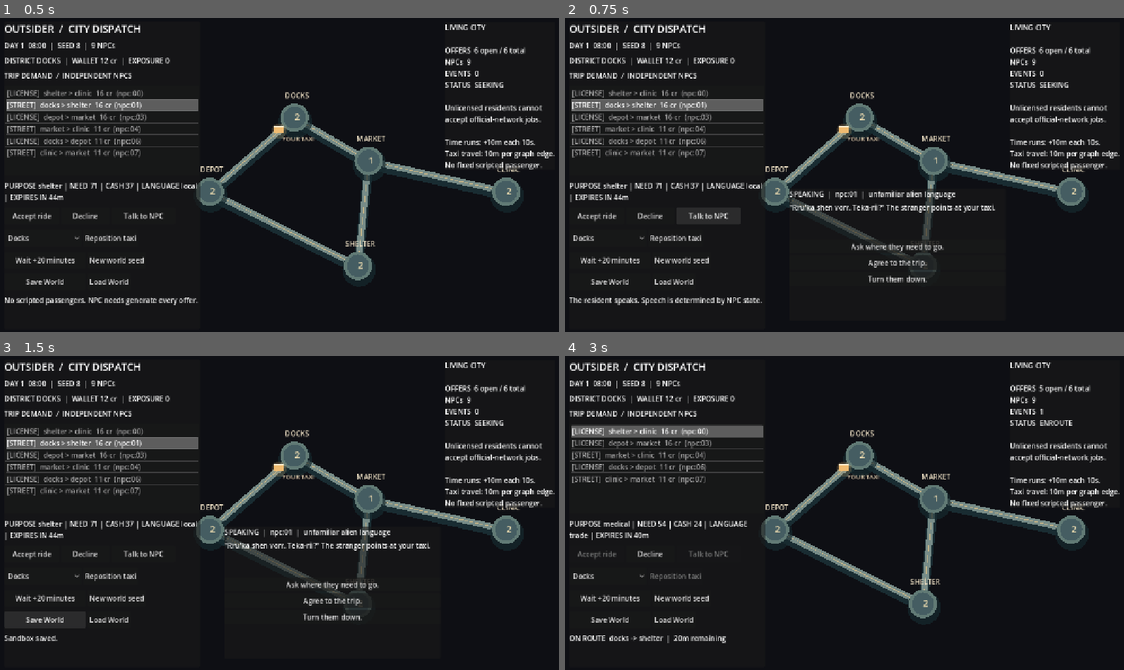
Above: before the commit, frames 1-4 (two rows, left to right).
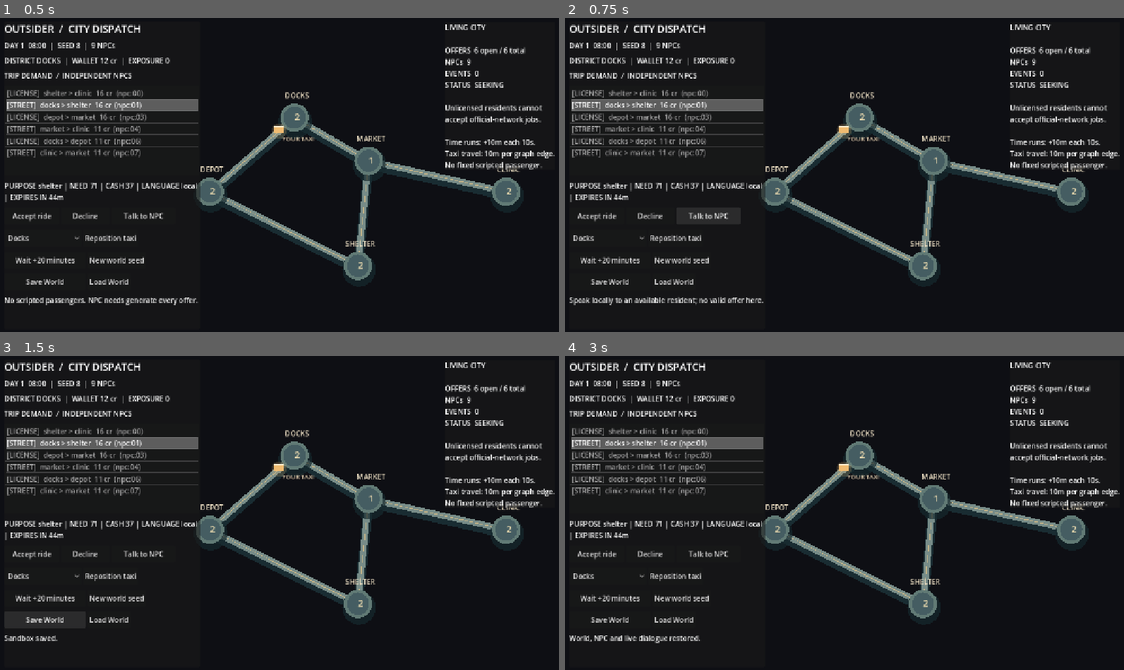
Above: after the commit, the same moments.

Repository: MohamedXIV/outsider-driver-2d
Game: Godot game, scene res://scenes/sandbox.tscn
Same seed, same stepped clock (60 frames per second), same inputs: the game is played once before the commit and once after it.
Inputs (mouse positions are in pixels of both pictures, inside the frame that each line leads up to):
- Up to frame 1 (0.5 s): no input
- Up to frame 2 (0.75 s): click "Talk to NPC" at 0.5 s
- Up to frame 3 (1.5 s): click "Save World" at 1.25 s
- Up to frame 4 (3 s): click "Load World" at 2 s; click (894, 600) at 2.75 s, where only the run before the commit has a clickable "Agree to the trip."

Frame 1 is identical in both runs. In frame 2, 2.7% of the frame differs, in the area x 0-78%, y 54-92%; in frame 3, 2.2%; in frame 4, 4.9%, in the area x 0-91%, y 9-92%.

Commit message:
S2: world-owned device knowledge and observation-gated partial local translation

Diff:
--- a/scripts/sandbox/sandbox_conversation.gd
+++ b/scripts/sandbox/sandbox_conversation.gd
@@ -12,6 +12,7 @@
 var _frame: Dictionary = {}
 var _outcome: String = ""
 var _understood: bool = false
+var _partial_route: bool = false
 
 
 func open(world: SandboxWorld, requested_offer: String, tree: SceneTree) -> bool:
@@ -24,8 +25,10 @@
 	var compiled: String = FileAccess.get_file_as_string(STORY_PATH)
 	if compiled.is_empty():
 		return false
-	var understood: bool = str(npc["language"]) == "trade"
+	var understood: bool = SandboxKnowledge.understands(str(npc["language"]), world.knowledge)
+	var partial_route: bool = SandboxKnowledge.recognizes_route_marker(str(npc["language"]), world.knowledge)
 	var globals: Dictionary = {
+		"knows_local_route": partial_route,
 		"understands_speaker": understood,
 		"urgent": int(npc["need"]) >= 70,
 		"temperament": str(npc["temperament"]),
@@ -38,6 +41,7 @@
 	_ink = bridge
 	offer_id = requested_offer
 	_understood = understood
+	_partial_route = partial_route
 	_outcome = ""
 	_frame = _ink.advance()
 	return true
@@ -60,6 +64,9 @@
 	var result: Dictionary = _ink.choose(index)
 	_frame = result
 	var tags: Array = result.get("tags", [])
+	# This can only learn a bounded phrase after a real language observation.
+	if tags.has("intent:ask_destination"):
+		world.observe_route_language(offer_id)
 	# Ink tags describe a proposed speech act. World validates & owns the effect.
 	if tags.has(ACTION_ACCEPT):
 		_outcome = "accepted" if world.accept(offer_id) else "blocked"
@@ -78,6 +85,10 @@
 
 func understood() -> bool:
 	return _understood
+
+
+func recognizes_route() -> bool:
+	return _partial_route
 
 
 func is_finished() -> bool:
--- /dev/null
+++ b/scripts/sandbox/sandbox_knowledge.gd
@@ -0,0 +1,30 @@
+class_name SandboxKnowledge
+extends RefCounted
+
+# Knowledge is an explicit, world-owned ledger. Devices reveal *different*
+# evidence; no invented fluent translation, omniscient GPS or human radio.
+const DEVICES: Array[String] = ["gps", "translator", "radio"]
+const FIRST_FACT: Dictionary = {
+	"gps": "map:district-graph",
+	"translator": "tool:local-phrase-scanner",
+	"radio": "radio:alien-signal-pattern"
+}
+const ROUTE_MARKER: String = "lexicon:local:route-marker"
+
+
+static func has_fact(facts: Array[String], fact: String) -> bool:
+	return facts.has(fact)
+
+
+static func understands(language: String, facts: Array[String]) -> bool:
+	# Trade speech is a known lingua franca. Local dialect is *never* fully
+	# translated in S2, not even after learning one route expression.
+	return language == "trade"
+
+
+static func recognizes_route_marker(language: String, facts: Array[String]) -> bool:
+	return language == "local" and facts.has(ROUTE_MARKER)
+
+
+static func can_observe_route(device: String, language: String, fact: String) -> bool:
+	return device == "translator" and language == "local" and fact == ROUTE_MARKER
--- a/scripts/sandbox/sandbox_save.gd
+++ b/scripts/sandbox/sandbox_save.gd
@@ -1,8 +1,8 @@
 class_name SandboxSave
 extends RefCounted
 
-const PATH: String = "user://outsider_driver_sandbox_v2.json"
-const VERSION: int = 2
+const PATH: String = "user://outsider_driver_sandbox_v3.json"
+const VERSION: int = 3
 
 
 static func save_world(world: SandboxWorld, file_path: String = PATH, dialogue: Dictionary = {}) -> bool:
--- a/scripts/sandbox/sandbox_world.gd
+++ b/scripts/sandbox/sandbox_world.gd
@@ -3,7 +3,7 @@
 
 # One authoritative world snapshot; services calculate/transform domain facts.
 # Presentation NEVER owns NPC locations, offer status or fare settlement.
-const SCHEMA_VERSION: int = 1
+const SCHEMA_VERSION: int = 2
 const STEP_MINUTES: int = 10
 const START_MINUTE: int = 480
 
@@ -12,6 +12,8 @@
 var player_district: String = "docks"
 var credits: int = 12
 var risk: int = 0
+var starter_device: String = ""
+var knowledge: Array[String] = []
 var residents: Array[Dictionary] = []
 var offers: Array[Dictionary] = []
 var events: Array[Dictionary] = []
@@ -33,6 +35,42 @@
 		"subject": subject,
 		"detail": detail.duplicate(true)
 	})
+
+
+func select_starter_device(device: String) -> bool:
+	if not starter_device.is_empty() or not SandboxKnowledge.DEVICES.has(device) \
+			or not active_offer_id.is_empty():
+		return false
+	starter_device = device
+	_grant_fact(str(SandboxKnowledge.FIRST_FACT[device]), "starter:%s" % device)
+	_record("starter_selected", "player", {"device": device})
+	return true
+
+
+func knows(fact: String) -> bool:
+	return SandboxKnowledge.has_fact(knowledge, fact)
+
+
+func _grant_fact(fact: String, source: String) -> bool:
+	if knowledge.has(fact):
+		return false
+	knowledge.append(fact)
+	_record("knowledge_learned", "player", {"fact": fact, "source": source})
+	return true
+
+
+func observe_route_language(offer_id: String) -> bool:
+	# Observing a real live response unlocks a single reusable *route marker*.
+	# Merely owning a translator is not equivalent to already knowing it.
+	var offer: Dictionary = offer_by_id(offer_id)
+	if offer.is_empty() or offer.get("status") != "open" \
+			or offer.get("origin") != player_district or not active_offer_id.is_empty():
+		return false
+	var npc: Dictionary = resident(str(offer["npc_id"]))
+	if npc.is_empty() or not SandboxKnowledge.can_observe_route(
+			starter_device, str(npc.get("language", "")), SandboxKnowledge.ROUTE_MARKER):
+		return false
+	return _grant_fact(SandboxKnowledge.ROUTE_MARKER, "offer:%s" % offer_id)
 
 
 func resident(npc_id: String) -> Dictionary:
@@ -136,6 +174,7 @@
 	return {
 		"version": SCHEMA_VERSION, "seed": seed, "minute": minute,
 		"player_district": player_district, "credits": credits, "risk": risk,
+		"starter_device": starter_device, "knowledge": knowledge.duplicate(),
 		"residents": residents.duplicate(true), "offers": offers.duplicate(true),
 		"events": events.duplicate(true), "active_offer_id": active_offer_id,
 		"remaining_minutes": remaining_minutes
@@ -153,6 +192,21 @@
 	if not SandboxRoads.DISTRICTS.has(district) or remaining < 0 or int(value.get("minute", -1)) < START_MINUTE:
 		return false
 	if int(value.get("credits", -1)) < 0 or int(value.get("risk", -1)) < 0:
+		return false
+	var device: String = str(value.get("starter_device", ""))
+	if not (device.is_empty() or SandboxKnowledge.DEVICES.has(device)) \
+			or not (value.get("knowledge") is Array):
+		return false
+	var restored_knowledge: Array[String] = []
+	for item in value["knowledge"]:
+		if not (item is String) or restored_knowledge.has(item):
+			return false
+		restored_knowledge.append(item)
+	if device.is_empty() and not restored_knowledge.is_empty():
+		return false
+	if not device.is_empty() and not restored_knowledge.has(str(SandboxKnowledge.FIRST_FACT[device])):
+		return false
+	if restored_knowledge.has(SandboxKnowledge.ROUTE_MARKER) and device != "translator":
 		return false
 	if value["residents"].size() != 9:
 		return false
@@ -176,6 +230,8 @@
 	player_district = district
 	credits = int(value["credits"])
 	risk = int(value["risk"])
+	starter_device = device
+	knowledge = restored_knowledge.duplicate()
 	residents.clear()
 	for npc in value["residents"]:
 		residents.append((npc as Dictionary).duplicate(true))
Not shown, changed: stories/sandbox_dialogue.ink
